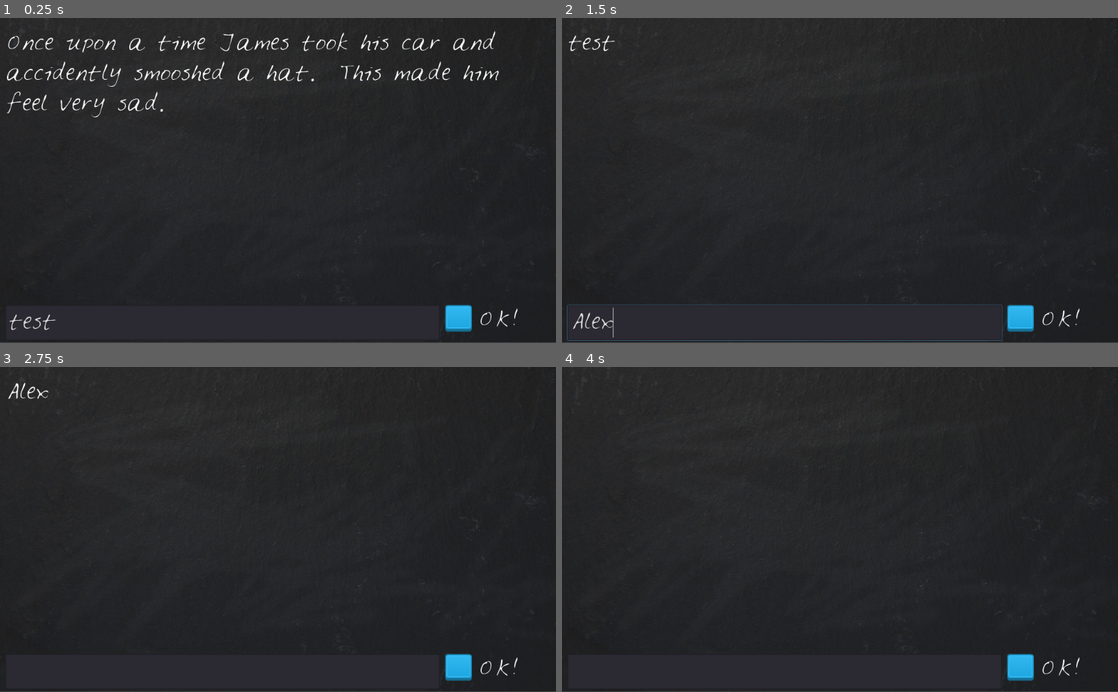
Above: before the commit, frames 1-4 (two rows, left to right).
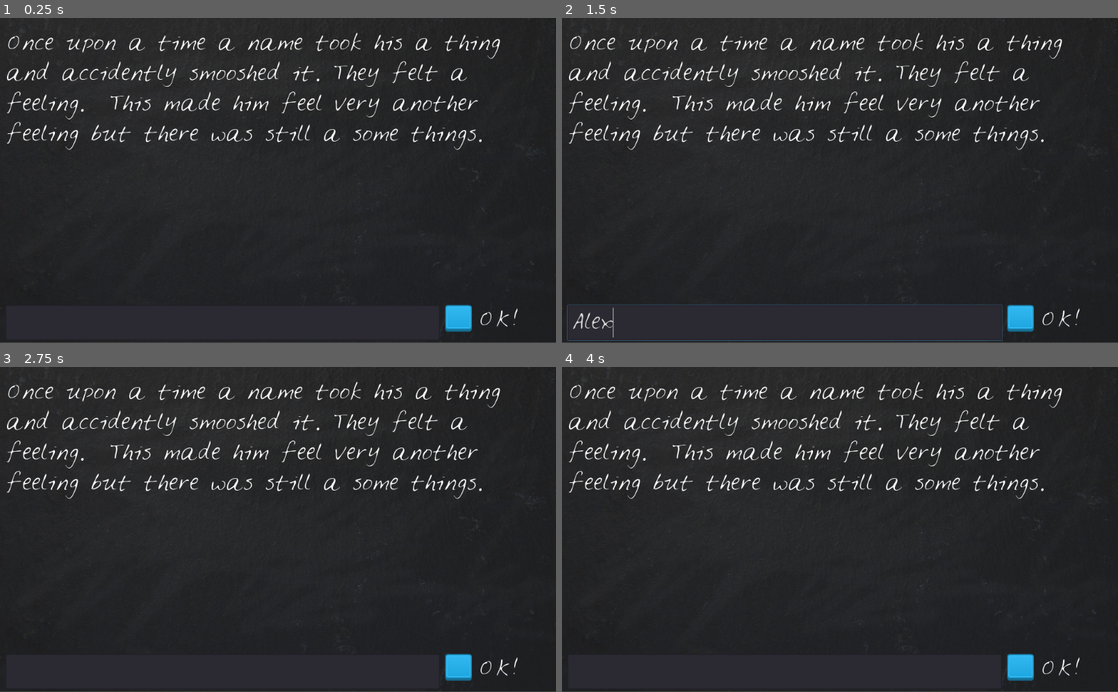
Above: after the commit, the same moments.

Repository: shorinbonsai/Godot_LoonyLips
Game: Godot game, scene res://LoonyLips.tscn
Two runs of this game, one before a commit and one after it. Both use one fixed random seed, a clock stepped at 60 frames per second and the inputs below.
Inputs (mouse positions are in pixels of both pictures, inside the frame that each line leads up to):
- Up to frame 1 (0.25 s): no input
- Up to frame 2 (1.5 s): click "OK!" at 0.5 s; click (784, 323) at 1.27 s; type "Alex" at 1.35 s
- Up to frame 3 (2.75 s): click "OK!" at 2 s
- Up to frame 4 (4 s): click "OK!" at 2.75 s; tap Enter at 3.5 s

The runs differ from the first frame. In frame 1, 4.4% of the frame differs, in the area x 1-90%, y 4-97%; in frame 2, 3.7%; in frame 3, 3.7%; in frame 4, 3.6%.

Commit message:
add player input to array

Diff:
--- a/LoonyLips.gd
+++ b/LoonyLips.gd
@@ -1,16 +1,20 @@
 extends Node2D
 
+var player_words = [] #player inputs
+var prompt = ["a name", "a thing", "a feeling", "another feeling", "some things"]
+var story = "Once upon a time %s took his %s and accidently smooshed it. They felt %s.  This made him feel very %s but there was still a %s."
+
 func _ready():
-	var prompt = ["James", "car", "hat", "sad"]
-	var story = "Once upon a time %s took his %s and accidently smooshed a %s.  This made him feel very %s."
 	print (story % prompt)
 	$Blackboard/StoryText.text = story % prompt
 	#get_node("Blackboard/StoryText")
+	$Blackboard/TextBox.text = ""
 
 func _on_TextureButton_pressed():
 	var new_text = $Blackboard/TextBox.get_text()
 	_on_TextBox_text_entered(new_text)
 
 func _on_TextBox_text_entered(new_text):
-	$Blackboard/StoryText.text = new_text
+	player_words.append(new_text)
 	$Blackboard/TextBox.clear()
+	print(player_words)
